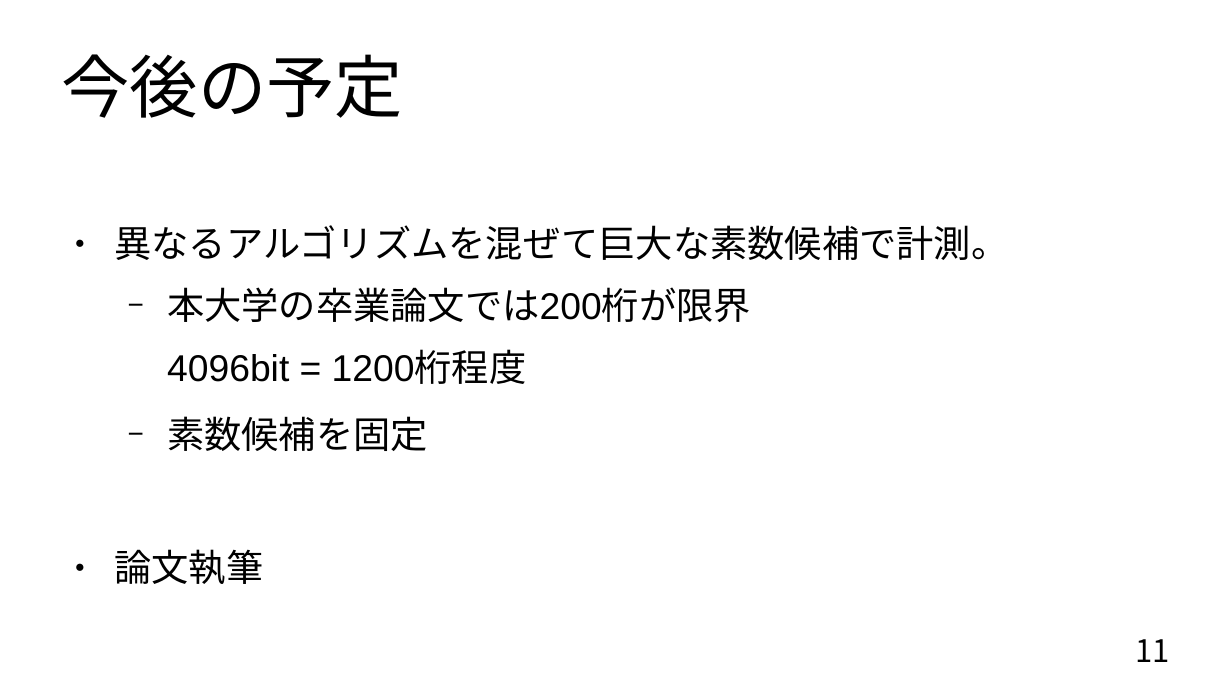
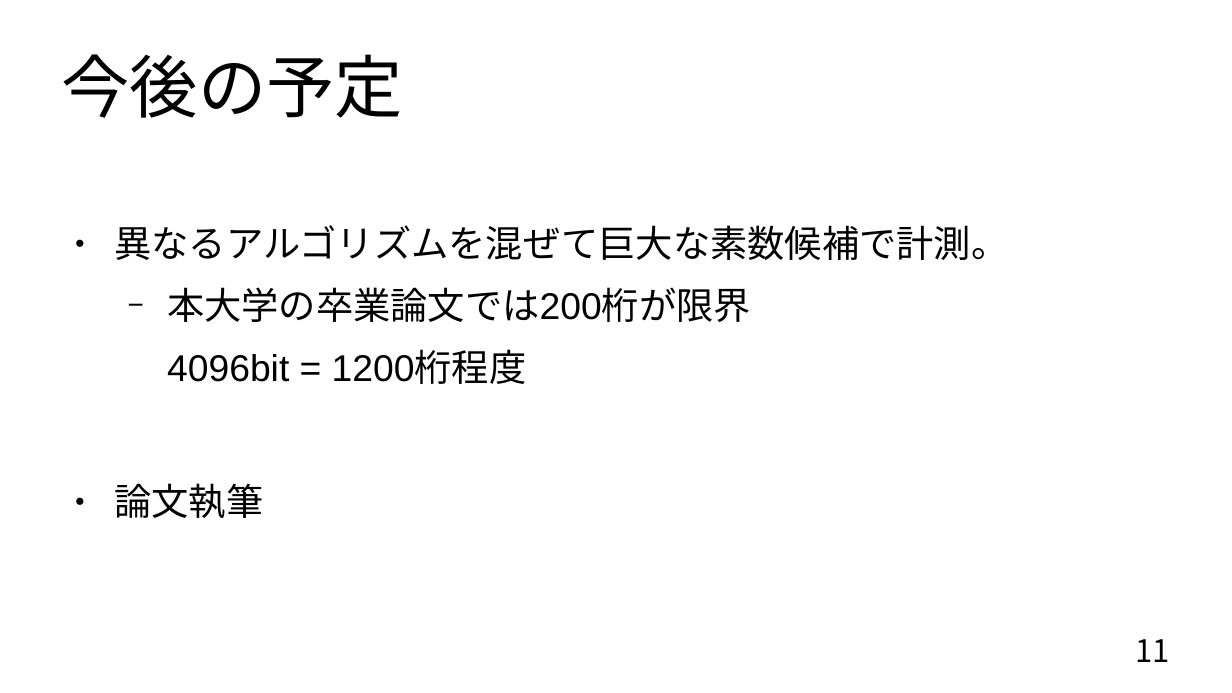
Before and after one commit to donabe8898/prime-test, a slide deck: slide 11 of 2中間発表.odp. Drawn at 1232x693 pixels with LibreOffice and Linux fonts; fonts in the diff are those of the drawing. Boxes give left, top, right and bottom in pixels: in the first picture for what was removed or moved away, otherwise in the second. Text is boxed around its words. In the diff, an @@ line names an element or a change of style, - is before the commit and + after.

```diff
--- a/2中間発表.odp
+++ b/2中間発表.odp
@@ text at (x1=167, y1=416, x2=428, y2=451): paragraph removed @@
-  − 素数候補を固定
```
Also in this commit, not shown: 2 other slides changed, 8 other files.
